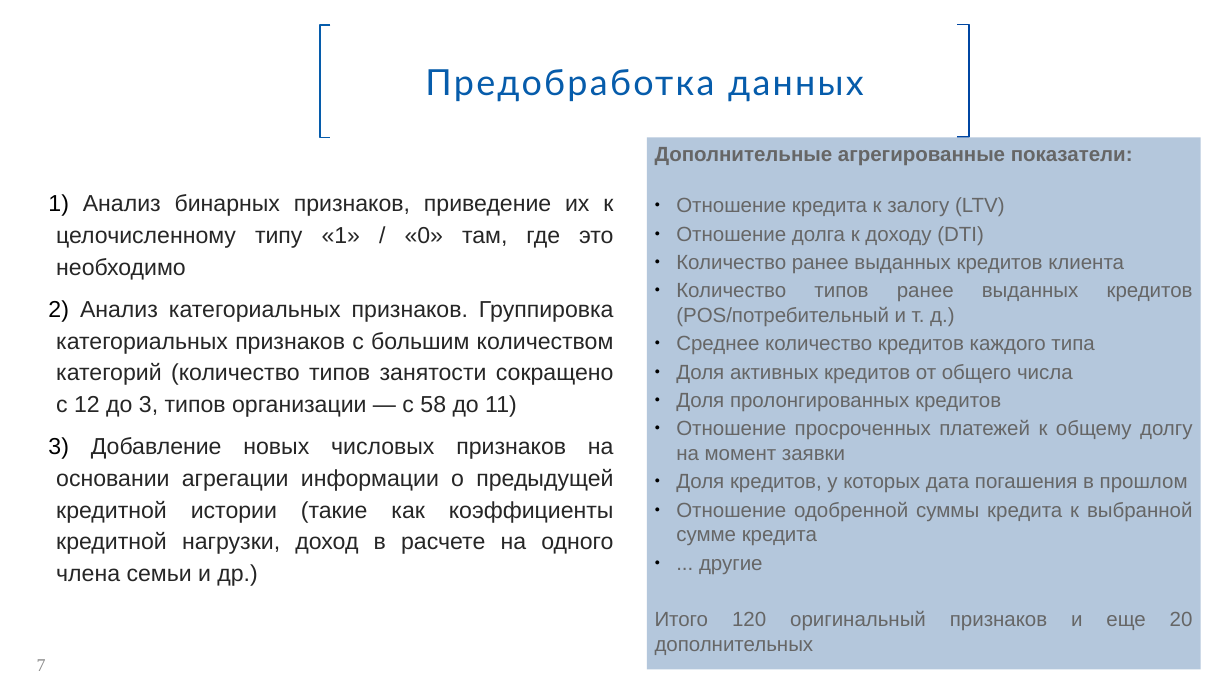
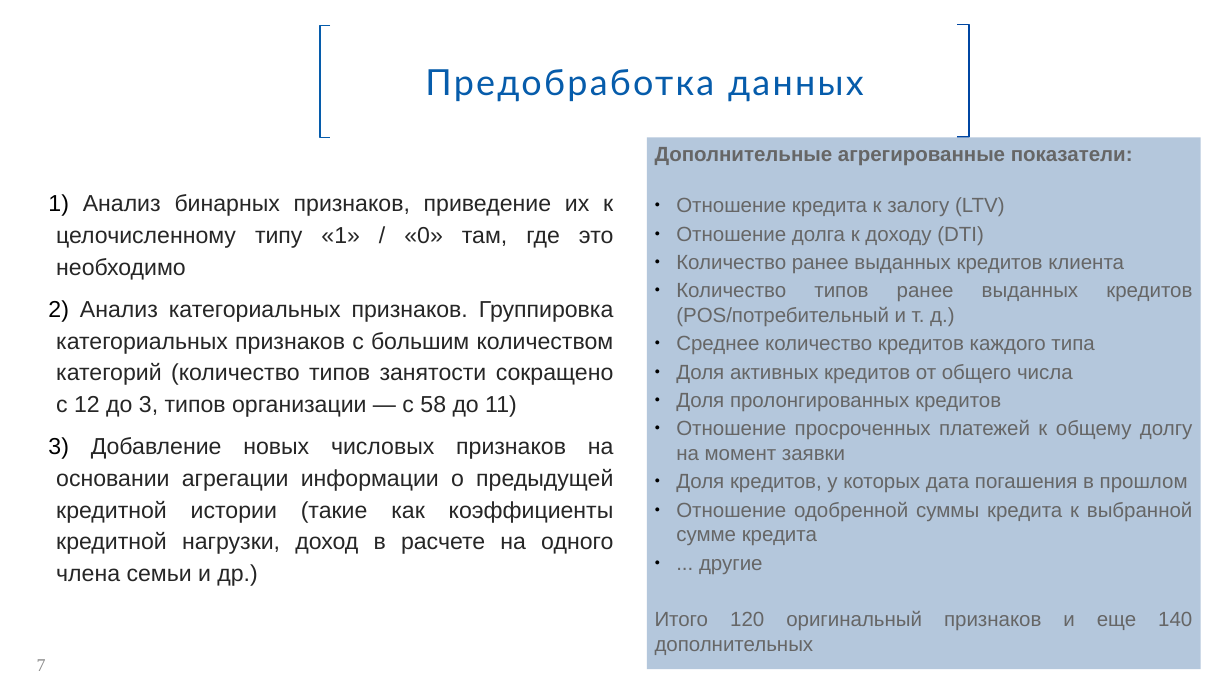
Before and after one commit to Spring-31/HC_default_risk, a slide deck: slide 7 of Прогнозирование_вероятности_дефолта.pptx. Drawn at 1232x693 pixels with LibreOffice and Linux fonts; fonts in the diff are those of the drawing; background and template pictures are left out. Boxes give left, top, right and bottom in pixels: in the first picture for what was removed or moved away, otherwise in the second. Text is boxed around its words. In the diff, an @@ line names an element or a change of style, - is before the commit and + after.

```diff
--- a/Прогнозирование_вероятности_дефолта.pptx
+++ b/Прогнозирование_вероятности_дефолта.pptx
@@ text in rectangle at (655,611,1192,630): text changed @@
-Итого 120 оригинальный признаков и еще 20 дополнительных
+Итого 120 оригинальный признаков и еще 140 дополнительных
```
Also in this commit, not shown: 11 other slides changed, 2 slides added, 2 slides removed, 4 other files.
